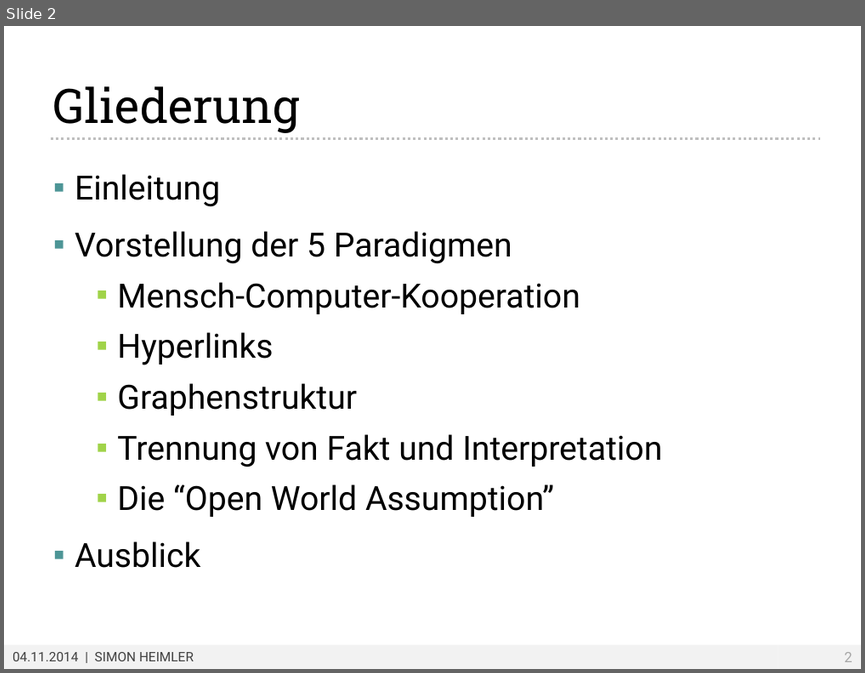
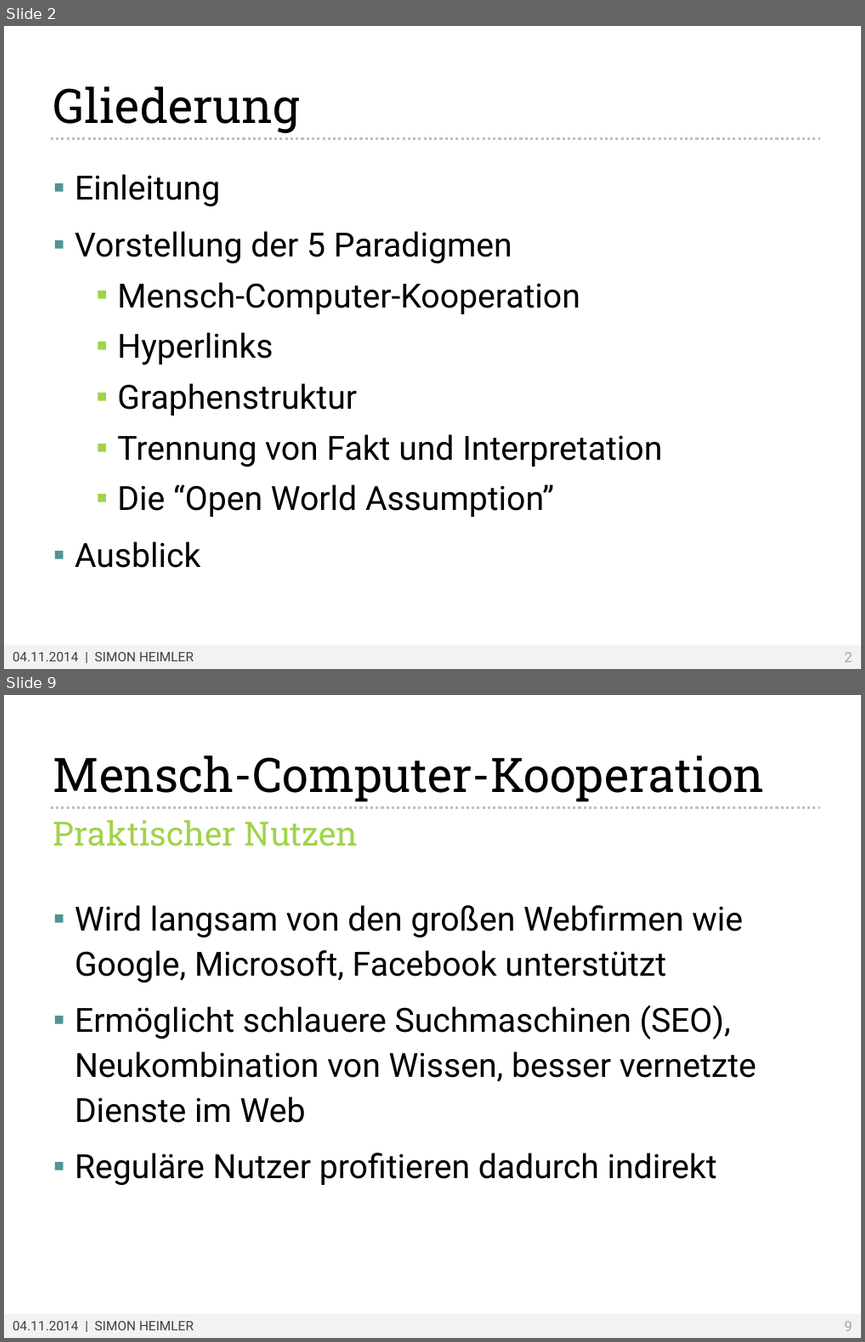
Before and after one commit to Fannon/SemanticWebParadigmen, a slide deck: Semantic Web Paradigmen PPT.pptx. Shown one above the other, each under a label of ours: slide 2 before the commit, slides 2 and 9 after it; the slides between them are not shown. The pictures are 865x673 and 865x1342 pixels, drawn with LibreOffice and Linux fonts; fonts in the diff are those of the drawing; background and template pictures are left out. Boxes give left, top, right and bottom in pixels: in the first picture for what was removed or moved away, otherwise in the second. Text is boxed around its words. In the diff, an @@ line names an element or a change of style, - is before the commit and + after.

```diff
--- a/Semantic Web Paradigmen PPT.pptx
+++ b/Semantic Web Paradigmen PPT.pptx
@@ slide 9 added at (4,695,861,1338), background #FFFFFF; not listed: 2 template elements that a slide beside it also shows @@
@@ title added at (53,755,765,802), 40 pt, text #000000 @@
+Mensch-Computer-Kooperation
@@ line added from (50, 807) to (821, 807), #BFBFBF 2.25 pt dashed @@
@@ text added at (53,820,358,846), 28 pt, text #A0D349 @@
+Praktischer Nutzen
@@ text added at (75,905,756,1185), 28 pt, text #000000 @@
+▪ Wird langsam von den großen Webfirmen wie Google, Microsoft, Facebook unterstützt
+▪ Ermöglicht schlauere Suchmaschinen (SEO), Neukombination von Wissen, besser vernetzte Dienste im Web
+▪ Reguläre Nutzer profitieren dadurch indirekt
```
Also in this commit, not shown: 6 other slides added, 1 slide removed.
